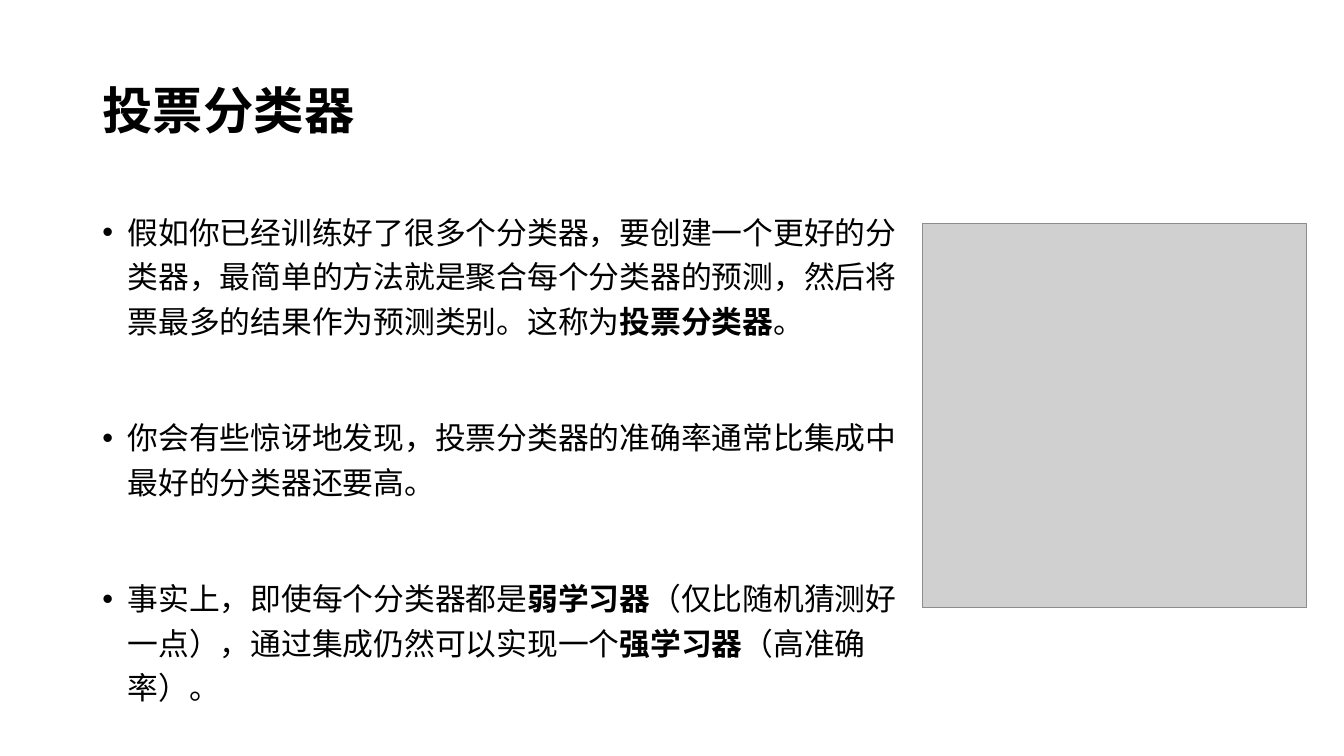
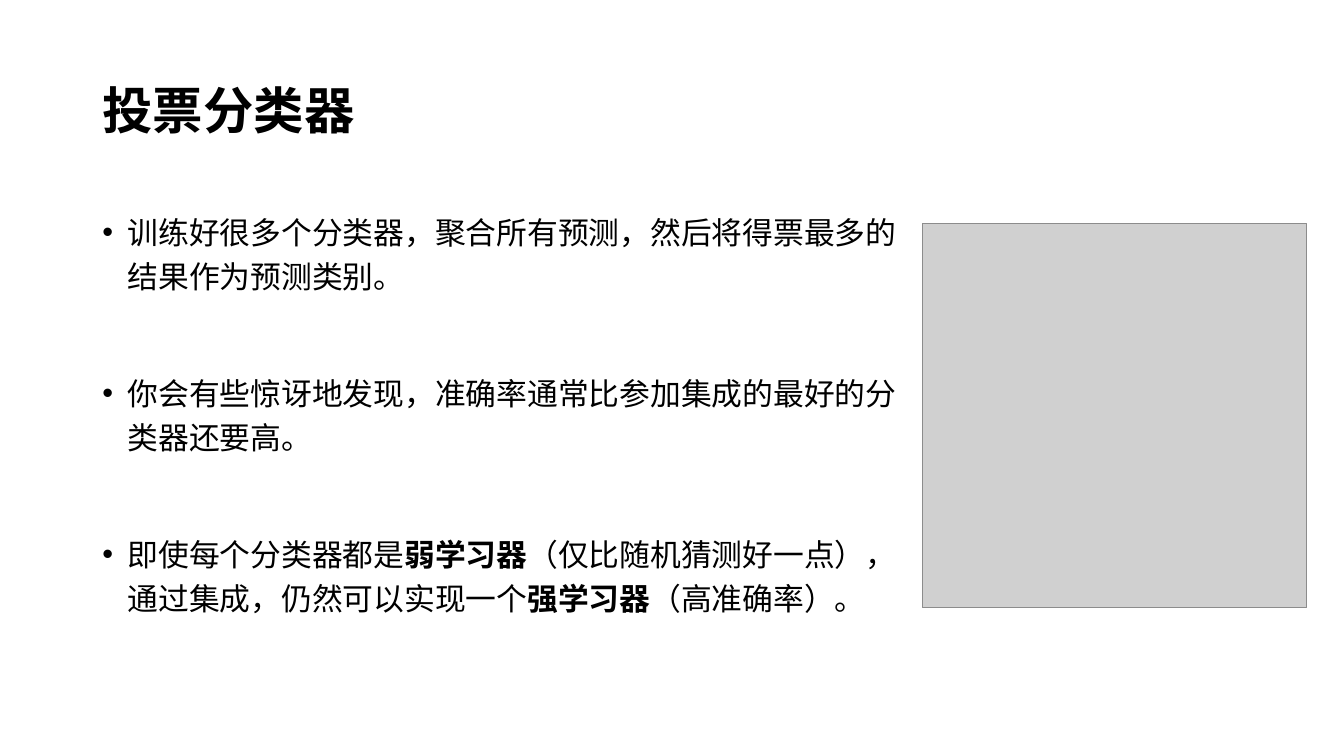
Before and after one commit to xiaodongli1986/teaching_AI, a slide deck: slide 5 of week11_ensemble.pptx. Drawn at 1344x756 pixels with LibreOffice and Linux fonts; fonts in the diff are those of the drawing; grey boxes stand for pictures. Boxes give left, top, right and bottom in pixels: in the first picture for what was removed or moved away, otherwise in the second. Text is boxed around its words. In the diff, an @@ line names an element or a change of style, - is before the commit and + after.

```diff
--- a/week11_ensemble.pptx
+++ b/week11_ensemble.pptx
@@ text at (128, 218, 897, 613): text changed @@
-• 假如你已经训练好了很多个分类器，要创建一个更好的分类器，最简单的方法就是聚合每个分类器的预测，然后将票最多的结果作为预测类别。这称为投票分类器。
-• 你会有些惊讶地发现，投票分类器的准确率通常比集成中最好的分类器还要高。
-• 事实上，即使每个分类器都是弱学习器（仅比随机猜测好一点），通过集成仍然可以实现一个强学习器（高准确率）。
+• 训练好很多个分类器，聚合所有预测，然后将得票最多的结果作为预测类别。
+• 你会有些惊讶地发现，准确率通常比参加集成的最好的分类器还要高。
+• 即使每个分类器都是弱学习器（仅比随机猜测好一点），通过集成，仍然可以实现一个强学习器（高准确率）。
```
Also in this commit, not shown: 11 other slides changed, 3 other files.
